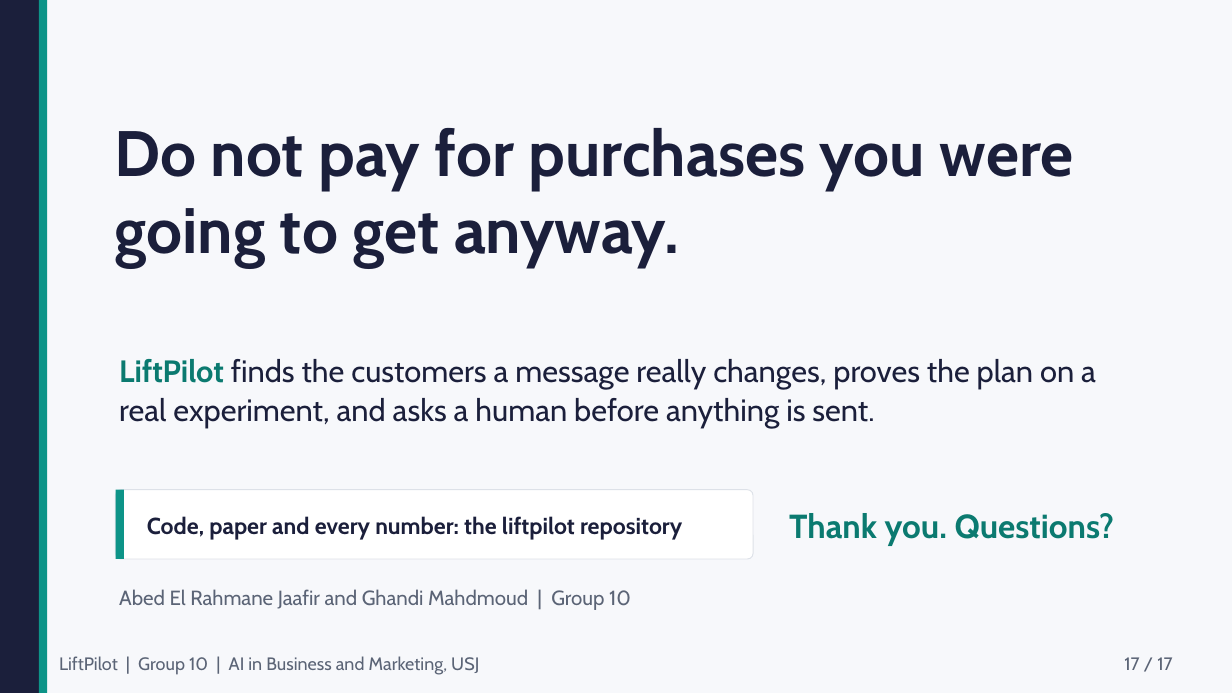
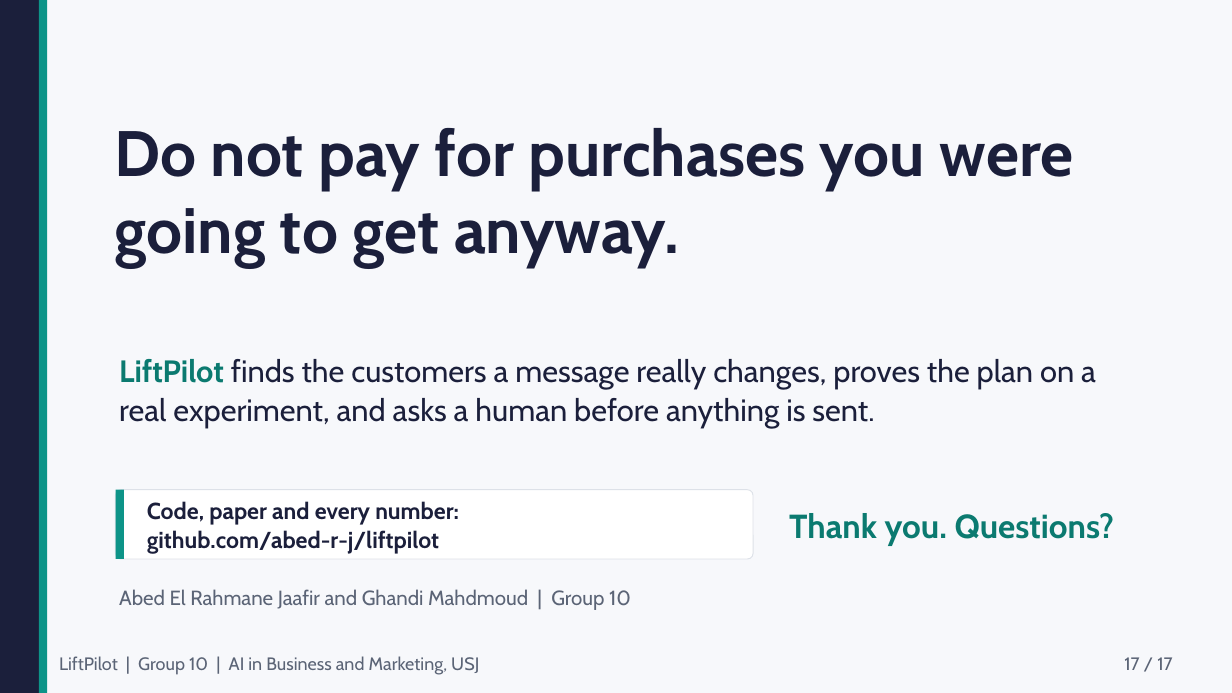
Before and after one commit to abed-r-j/liftpilot, a slide deck: slide 17 of docs/presentation/LiftPilot.pptx. Drawn at 1232x693 pixels with LibreOffice and Linux fonts; fonts in the diff are those of the drawing. Boxes give left, top, right and bottom in pixels: in the first picture for what was removed or moved away, otherwise in the second. Text is boxed around its words. In the diff, an @@ line names an element or a change of style, - is before the commit and + after.

```diff
--- a/docs/presentation/LiftPilot.pptx
+++ b/docs/presentation/LiftPilot.pptx
@@ text at box(147, 501, 459, 554): text changed @@
-Code, paper and every number: the liftpilot repository
+Code, paper and every number: github.com/abed-r-j/liftpilot
```
Also in this commit, not shown: 4 other files.
